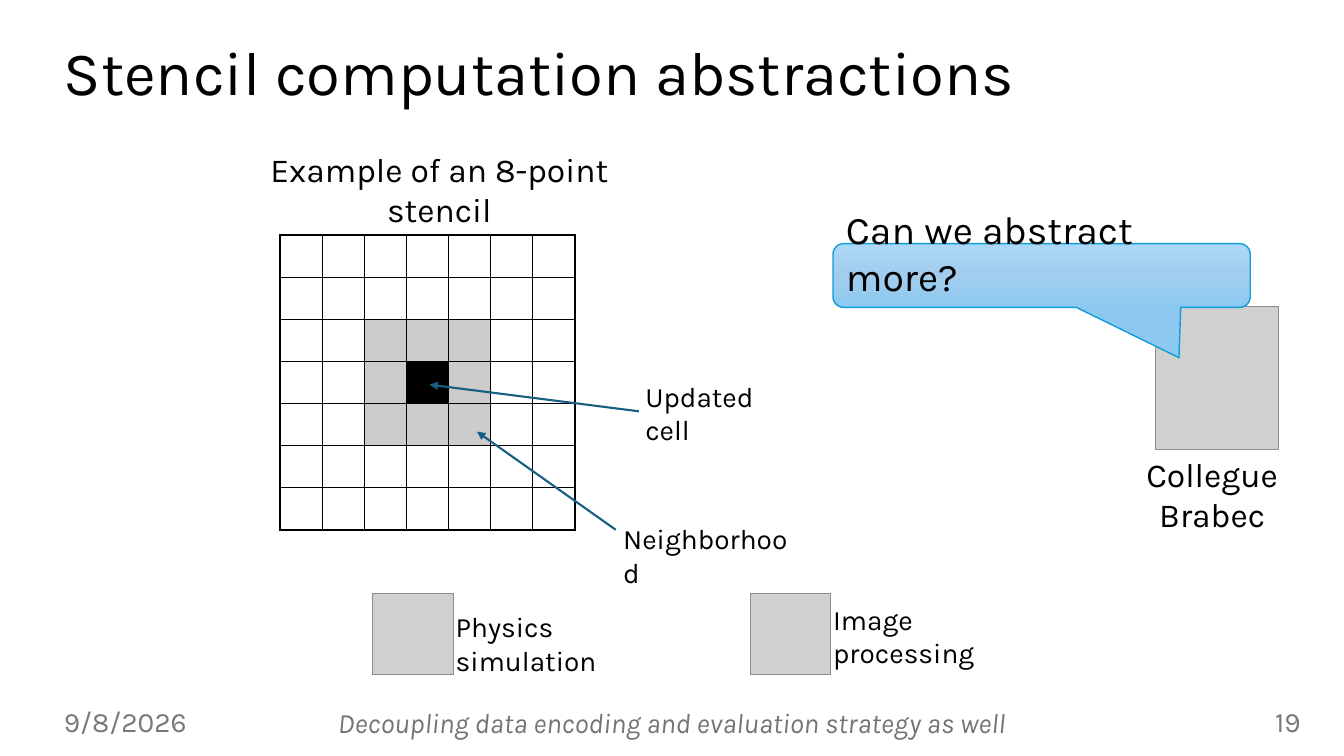
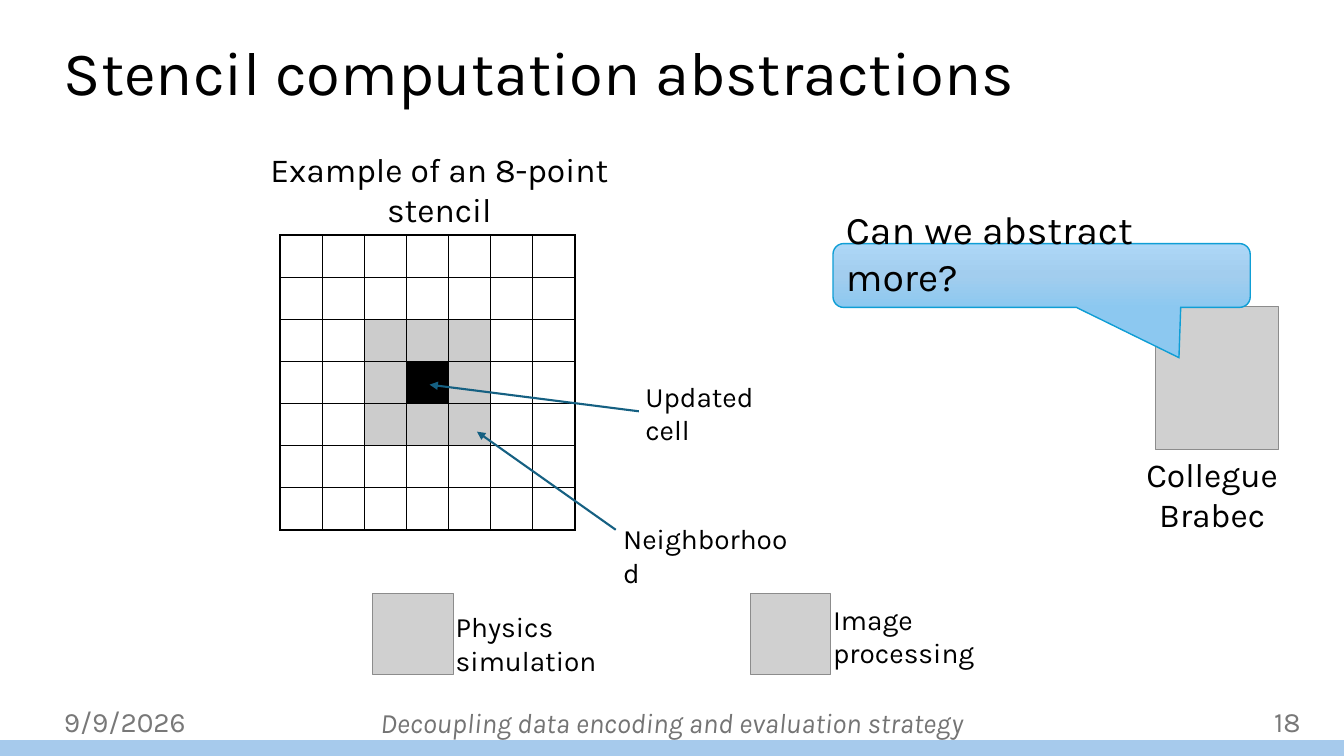
Before and after one commit to jiriklepl/phd-thesis, a slide deck: slide 18 of defense/Optimizing Memory Layouts and Traversal Orders in High-Performance Computing.pptx (slide 19 before the commit). Drawn at 1344x756 pixels with LibreOffice and Linux fonts; fonts in the diff are those of the drawing; grey boxes stand for pictures; background and template pictures are left out. Boxes give left, top, right and bottom in pixels: in the first picture for what was removed or moved away, otherwise in the second. Text is boxed around its words. In the diff, an @@ line names an element or a change of style, - is before the commit and + after.

```diff
--- a/defense/Optimizing Memory Layouts and Traversal Orders in High-Performance Computing.pptx
+++ b/defense/Optimizing Memory Layouts and Traversal Orders in High-Performance Computing.pptx
@@ text at (64,711,186,734): text changed @@
-9/8/2026
+9/9/2026
@@ text at (380,714,963,741): text changed @@
-Decoupling data encoding and evaluation strategy as well
+Decoupling data encoding and evaluation strategy
@@ page number at (1274,714,1300,732): text changed @@
-19
+18
@@ rectangle added at (0,741,1344,756), fill #A6CAEC, outline #A6CAEC 1.5 pt @@
```
Also in this commit, not shown: 48 other slides changed, 3 slides removed.
